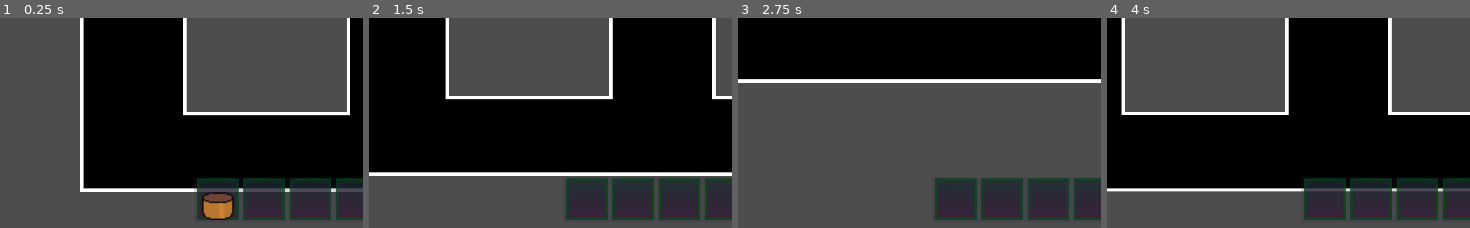
Above: before the commit, frames 1-4 (left to right).
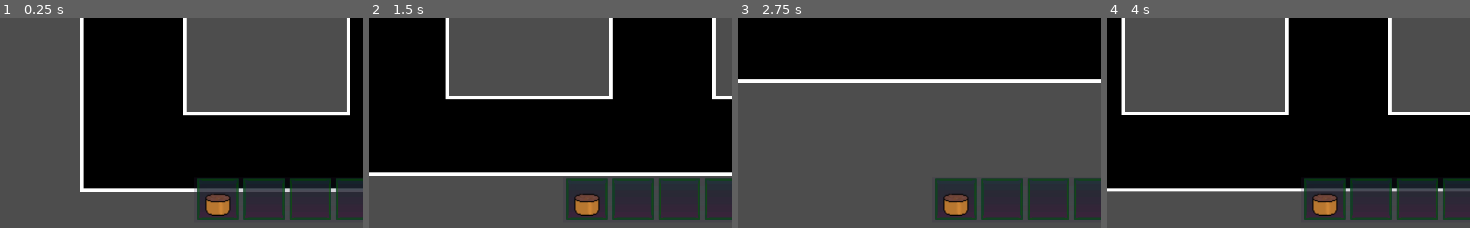
Above: after the commit, the same moments.

Repository: Magical-Schedule/magical-schedule
Game: Godot game, scene res://scenes/dev/playground.tscn
Same seed, same stepped clock (60 frames per second), same inputs: the game is played once before the commit and once after it.
Inputs (mouse positions are % of the whole screen's width and height, from its top left):
- Up to frame 1 (0.25 s): no input
- Up to frame 2 (1.5 s): tap Enter at 0.5 s; move the mouse to (30, 93) at 0.52 s; hold D (move_right) 0.53-1.28 s; click (30, 93) at 0.67 s; move the mouse to (36, 93) at 1.27 s; hold S (move_down) from 1.28 s (still down); click (36, 93) at 1.42 s
- Up to frame 3 (2.75 s): move the mouse to (43, 93) at 2.02 s; release S (move_down) at 2.03 s; hold D (move_right) from 2.03 s (still down); click (43, 93) at 2.17 s
- Up to frame 4 (4 s): move the mouse to (49, 93) at 2.77 s; release D (move_right) at 2.78 s; hold W (move_up) 2.78-3.53 s; click (49, 93) at 2.92 s; move the mouse to (55, 93) at 3.52 s; hold A (move_left) from 3.53 s (still down); click (55, 93) at 3.67 s
The pictures show only the part of the screen within x 0-50%, y 50-100%; the shares and areas given below are measured in that part.

The runs differ from the first frame. In frame 1, 0.6% of the frame differs, in the area x 55-65%, y 83-97%; in frame 2, 0.7%, in the area x 56-64%, y 83-95%; in frame 3, 0.7%; in frame 4, 0.7%.

Commit message:
Fixed positioning of sprites in inventory slots.

Diff:
--- a/scripts/item-system/inventory/InventorySlot.gd
+++ b/scripts/item-system/inventory/InventorySlot.gd
@@ -1,6 +1,6 @@
 extends PanelContainer
 
-@onready var Icon : TextureRect = $TextureRect
+@onready var Icon: TextureRect = get_node("IconWrapper/TextureRect")
 @onready var quantity_label: Label = $Label
 
 var slot_data: SlotData
--- a/scripts/item-system/inventory/InventorySlot.tscn
+++ b/scripts/item-system/inventory/InventorySlot.tscn
@@ -28,12 +28,18 @@
 texture = ExtResource("2_wo1sd")
 expand_mode = 1
 
-[node name="TextureRect" type="TextureRect" parent="."]
-custom_minimum_size = Vector2(100, 100)
-layout_mode = 2
-expand_mode = 1
-
 [node name="Label" type="Label" parent="."]
 layout_mode = 2
 size_flags_vertical = 8
 horizontal_alignment = 2
+
+[node name="IconWrapper" type="Control" parent="."]
+layout_mode = 2
+
+[node name="TextureRect" type="TextureRect" parent="IconWrapper"]
+layout_mode = 0
+offset_left = 10.0
+offset_top = 10.0
+offset_right = 90.0
+offset_bottom = 90.0
+expand_mode = 1
